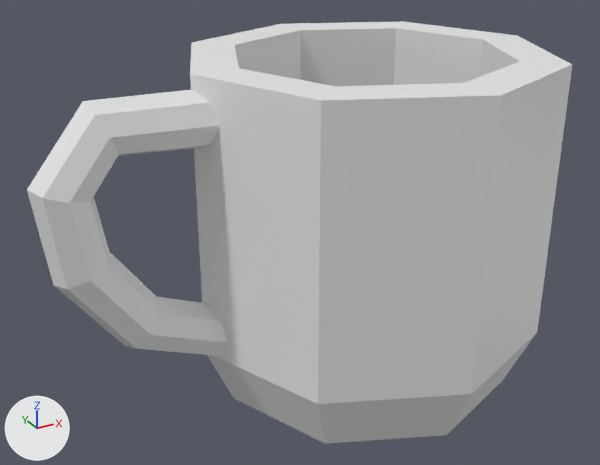
Renders of the FBX model Assets/Meshes/Mug.fbx from each side of a commit.
The view is the same before and after, from a camera (50 mm lens) standing at (0.4233, -0.3403, 1.0274) and looking at (0.5034, -0.1947, 0.9546). Lighting does not change. The marker at lower left points along +X, +Y and +Z. Where no turn or scale is listed for an object, it has been applied to the vertices.

In view in the first picture: 'mug', 'mugHandle'.
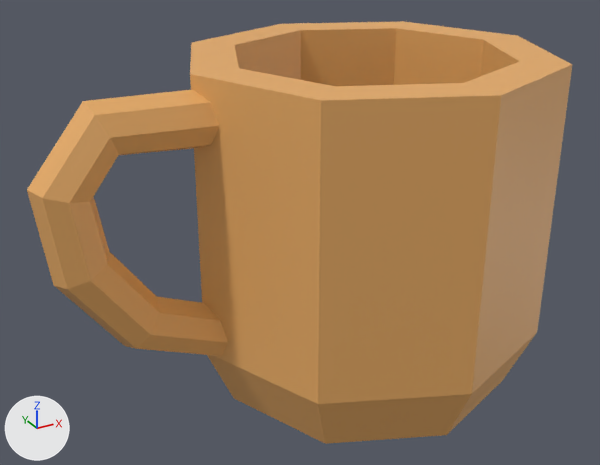
The newer file is also turned or shifted as a whole; pictures and numbers use the older file's frame.

Location of each change, (x1, y1, x2, y2) in pixels of the pictures (600 x 465 px):
'mug', recoloured
    both: (190, 21, 572, 444)
'mugHandle', recoloured (grey to orange)
    both: (27, 89, 228, 356)

The change, as a list of edits to the scene's bpy script:
```text
Add mat_orange:
    mat_orange = principled_material('Orange')
    mat_orange.base_color = (0.807, 0.413, 0.13)  # orange #e8ac65
Change me_béziercurve:
    where me_béziercurve.from_pydata(...)  # 48 vertices, 40 faces; spans x -0.032..0.0047, y -0.0065..0.0055, z -0.0292..0.0296
    add me_béziercurve.materials.append(mat_orange)  # orange #e8ac65
Change me_cylinder_016:
    where me_cylinder_016.from_pydata(...)  # 66 vertices, 72 faces; spans x -0.04..0.04, y -0.04..0.04, z -0.04..0.04
    add me_cylinder_016.materials.append(mat_orange)  # orange #e8ac65
```
